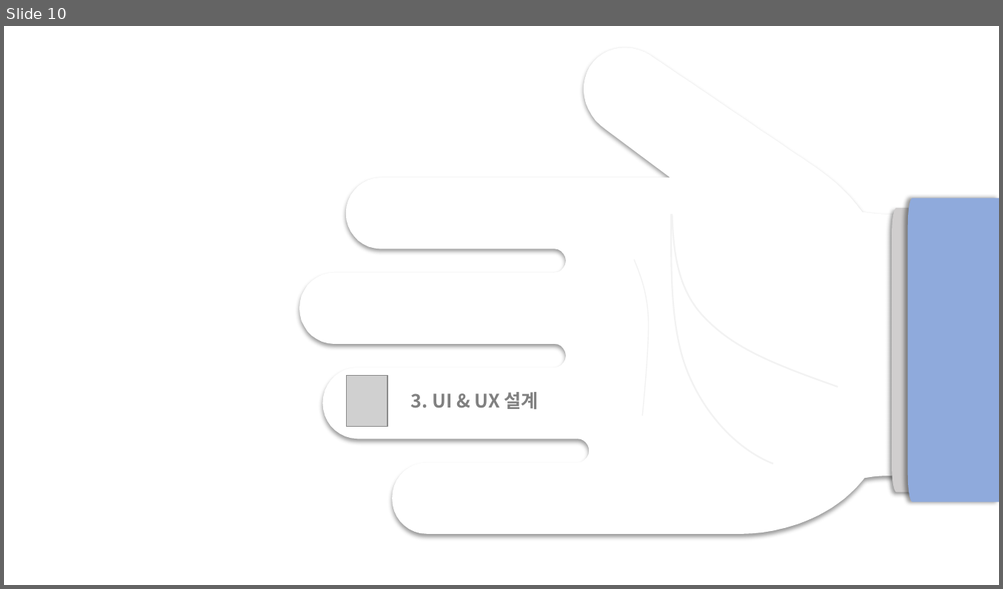
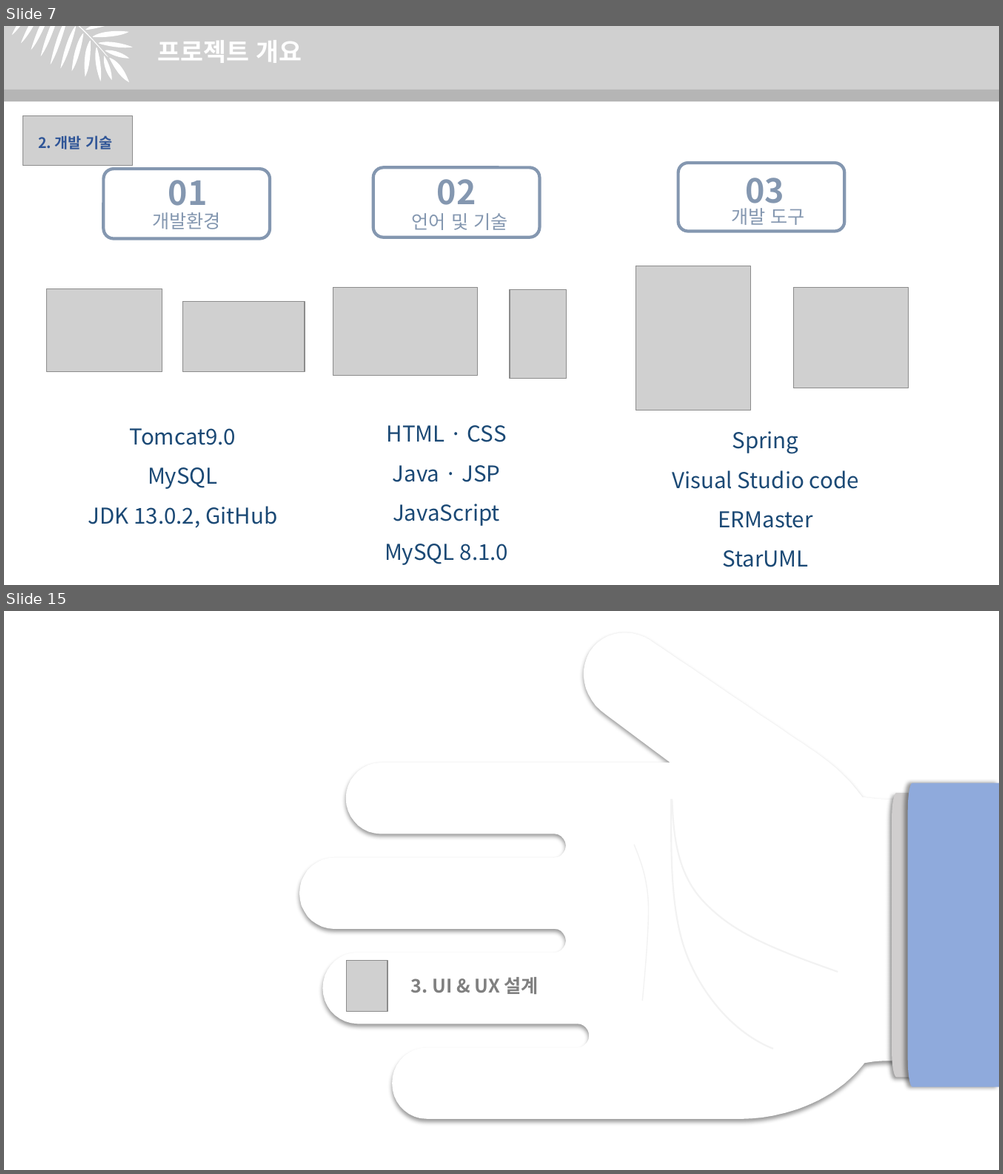
Before and after one commit to juhyeonjong2/EzenCompany, a slide deck: Documents/8. 발표/1. 중간발표/중간발표.pptx. Shown one above the other, each under a label of ours: slide 10 before the commit, slides 7 and 15 after it; the slides between them are not shown. The pictures are 1003x589 and 1003x1174 pixels, drawn with LibreOffice and Linux fonts; fonts in the diff are those of the drawing; grey boxes stand for pictures. Boxes give left, top, right and bottom in pixels: in the first picture for what was removed or moved away, otherwise in the second. Text is boxed around its words. In the diff, an @@ line names an element or a change of style, - is before the commit and + after.

```diff
--- a/Documents/8. 발표/1. 중간발표/중간발표.pptx
+++ b/Documents/8. 발표/1. 중간발표/중간발표.pptx
@@ slide 7 added at <box>4,26,999,585</box>, background #FFFFFF @@
@@ rectangle added at <box>4,27,999,101</box>, fill #84EBFC @@
@@ picture added at <box>4,26,999,101</box>, 24 pt, text #FFFFFF, bold @@
+      프로젝트 개요
@@ freeform shape added at <box>4,26,132,82</box>, fill #FFFFFF @@
@@ rectangle added at <box>4,90,999,102</box>, fill #000000 at 13% opacity @@
@@ rectangle added at <box>4,102,999,105</box>, fill #FFFFFF @@
@@ picture added at <box>23,116,133,167</box> @@
@@ text added at <box>38,136,112,150</box>, 14 pt, text #2F5597, bold @@
+2. 개발 기술
@@ rounded rectangle added at <box>103,170,270,239</box>, outline #8497B0 3 pt @@
@@ text added at <box>168,180,208,214</box>, 32 pt, text #8497B0, bold @@
+01
@@ rounded rectangle added at <box>373,168,540,238</box>, outline #8497B0 3 pt @@
@@ text added at <box>437,179,476,205</box>, 32 pt, text #8497B0, bold @@
+02
@@ rounded rectangle added at <box>677,164,844,232</box>, outline #8497B0 3 pt @@
@@ text added at <box>745,178,784,212</box>, 32 pt, text #8497B0, bold @@
+03
@@ text added at <box>152,212,221,230</box>, 18 pt, text #8497B0 @@
+개발환경
@@ text added at <box>412,213,507,230</box>, 18 pt, text #8497B0 @@
+언어 및 기술
@@ text added at <box>731,208,805,225</box>, 18 pt, text #8497B0 @@
+개발 도구
@@ picture added at <box>636,266,751,411</box> @@
@@ picture added at <box>46,289,162,372</box> @@
@@ picture added at <box>333,287,478,375</box> @@
@@ picture added at <box>510,289,566,378</box> @@
@@ picture added at <box>794,287,908,389</box> @@
@@ picture added at <box>183,302,304,372</box> @@
@@ text added at <box>88,429,277,528</box>, 21.1 pt, text #1B4975 @@
+Tomcat9.0
+MySQL
+JDK 13.0.2, GitHub
@@ text added at <box>384,426,509,565</box>, 21.1 pt, text #1B4975 @@
+HTML · CSS
+Java · JSP
+JavaScript
+MySQL 8.1.0
@@ text added at <box>671,432,859,568</box>, 21.1 pt, text #1B4975 @@
+Spring
+Visual Studio code
+ERMaster
+StarUML
@@ what was slide 10 is now slide 15 @@
```
Also in this commit, not shown: 9 slides changed, 4 other slides added.
